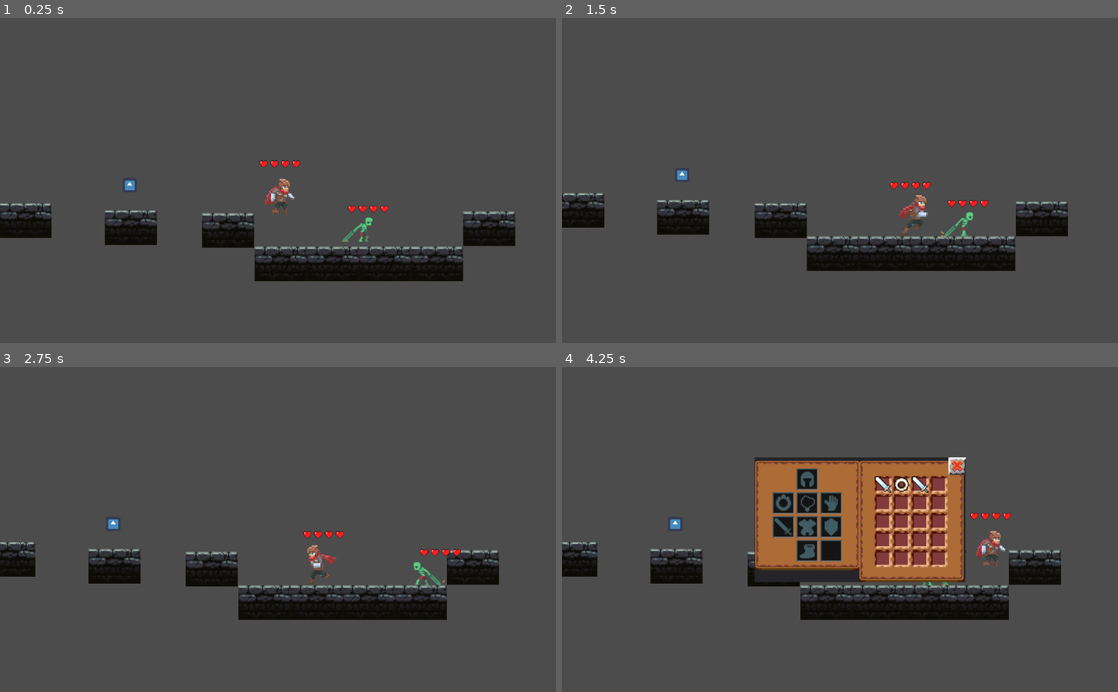
Above: before the commit, frames 1-4 (two rows, left to right).
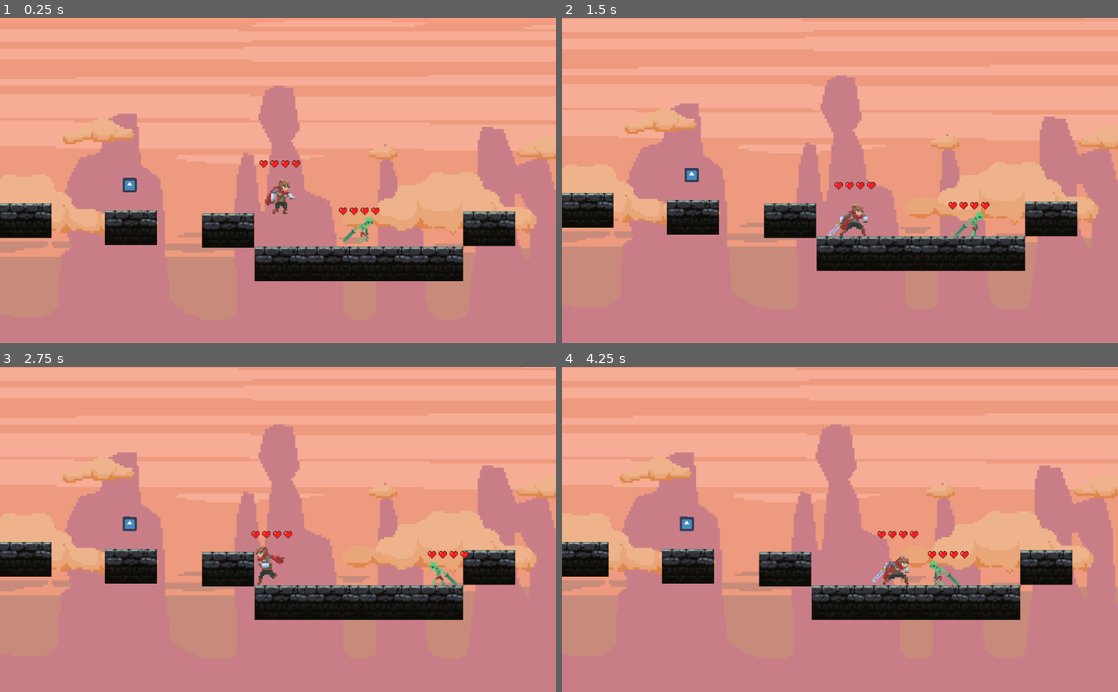
Above: after the commit, the same moments.

Repository: Majlo001/GodotGame
Game: Godot game, scene res://World.tscn
Two runs of this game, one before a commit and one after it. Both use one fixed random seed, a clock stepped at 60 frames per second and the inputs below. The engine's default icon, where the game draws it, is replaced by a stand-in: a white triangle on a blue panel in a dark square.
Inputs (mouse positions are in pixels of both pictures, inside the frame that each line leads up to):
- Up to frame 1 (0.25 s): no input
- Up to frame 2 (1.5 s): tap Enter at 0.5 s; move the mouse to (962, 164) at 0.52 s; hold D (move_right) from 0.53 s (still down); tap Space (action_attack) at 0.6 s; click (962, 164) at 0.67 s; tap W (action_jump) at 0.77 s; move the mouse to (728, 196) at 1.27 s; tap S (action_slide) at 1.35 s; click (728, 196) at 1.42 s
- Up to frame 3 (2.75 s): tap W (action_jump) at 1.52 s; move the mouse to (333, 458) at 2.02 s; release D (move_right) at 2.03 s; hold A (move_left) from 2.03 s (still down); tap Space (action_attack) at 2.1 s; click (333, 458) at 2.17 s
- Up to frame 4 (4.25 s): move the mouse to (812, 594) at 2.77 s; release A (move_left) at 2.78 s; hold D (move_right) from 2.78 s (still down); tap S (action_slide) at 2.85 s; click (812, 594) at 2.92 s; tap W (action_jump) at 3.02, 3.77 s; move the mouse to (1006, 578) at 3.52 s; tap Space (action_attack) at 3.6 s; click (1006, 578) at 3.67 s; tap I (action_inventory) at 4.15 s

The runs differ from the first frame. In frame 1, 92% of the frame differs, in the area x 0-100%, y 0-100%; in frame 2, 94%; in frame 3, 94%; in frame 4, 94%.

Commit message:
Add files via upload

Diff:
--- a/Inventory.gd
+++ b/Inventory.gd
@@ -1,7 +1,7 @@
 extends GridContainer
 
 const ItemClass = preload("Item.gd")
-const ItemSlotClass = preload("res://ItemSlot.gd")
+const ItemSlotClass = preload("Itemslot.gd")
 
 const slotTexture = preload("items/skil.png")
 const itemImages = [
@@ -16,7 +16,7 @@
 		"itemIcon": itemImages[0]
 	},
 	1: {
-		"itemName": "Pierścień",
+		"itemName": "Pierscien",
 		"itemValue": 100,
 		"itemIcon": itemImages[1]
 	},
--- a/Inventory.tscn
+++ b/Inventory.tscn
@@ -9,14 +9,14 @@
 
 [node name="Panel" type="Panel" parent="." index="0"]
 
-anchor_left = 0.0
-anchor_top = 0.0
-anchor_right = 0.0
-anchor_bottom = 0.0
-margin_left = 331.0
-margin_top = 166.0
-margin_right = 719.0
-margin_bottom = 396.0
+anchor_left = 0.5
+anchor_top = 0.5
+anchor_right = 0.5
+anchor_bottom = 0.5
+margin_left = -194.0
+margin_top = -115.0
+margin_right = 194.0
+margin_bottom = 115.0
 rect_pivot_offset = Vector2( 0, 0 )
 rect_clip_content = false
 mouse_filter = 2
--- a/Item.gd
+++ b/Item.gd
@@ -3,6 +3,8 @@
 var itemIcon
 var itemName
 var itemSlot
+#var itemWight
+
 var picked = false
 
 func _init(itemName, itemTexture, itemSlot, itemValue):
--- a/Itemslot.gd
+++ b/Itemslot.gd
@@ -20,13 +20,13 @@
 func pickItem():
 	item.pickItem()
 	remove_child(item)
-	get_parent().get_parent().add_child(item)
+	get_parent().get_parent().get_parent().add_child(item)
 	item = null
 
 func putItem(newItem):
 	item = newItem
 	item.itemSlot = self
 	item.putItem()
-	get_parent().get_parent().remove_child(item)
+	get_parent().get_parent().get_parent().remove_child(item)
 	add_child(item)
 	pass
--- a/KinematicBody2D.gd
+++ b/KinematicBody2D.gd
@@ -9,6 +9,7 @@
 var timer
 var attack_delay = 1
 var attack = false
+var inv = false
 
 var velocity = Vector2()
 
@@ -32,16 +33,18 @@
 		velocity.x = 0
 
 	#inventarz
-	if Input.is_action_pressed("action_inventory"):
-		var invenotry = load("inventory.tscn")
-		var node = invenotry.instance()
-		add_child(node)
-#	elif Input.is_action_pressed("action_inventory") && inv == true:
-#		inv = false
-#		remove_child(node)
+	elif Input.is_action_pressed("action_inventory"):
+		if inv == false:
+			var invenotry = load("Inventory.tscn")
+			var node = invenotry.instance()
+			add_child(node)
+			inv = true
+#		else:
+#			remove_child(node)
+#			inv = false
 
 	#ruch w prawo
-	if Input.is_action_pressed("move_right"):
+	elif Input.is_action_pressed("move_right"):
 		velocity.x = SPEED
 		$Sprite.flip_h = false
 		$Sprite.play("Run")
--- a/World.tscn
+++ b/World.tscn
@@ -112,17 +112,17 @@
 "speed": 10.0
 } ]
 
-[sub_resource type="RectangleShape2D" id=5]
+[sub_resource type="RectangleShape2D" id=6]
 
 custom_solver_bias = 0.0
 extents = Vector2( 78.9275, 10 )
 
-[sub_resource type="CircleShape2D" id=6]
+[sub_resource type="CircleShape2D" id=7]
 
 custom_solver_bias = 0.0
 radius = 10.0
 
-[node name="World" type="Node2D" index="0"]
+[node name="World" type="Node2D"]
 
 position = Vector2( -2.05054, 0 )
 
@@ -517,10 +517,10 @@
 anchor_top = 0.0
 anchor_right = 0.0
 anchor_bottom = 0.0
-margin_left = 111.0
-margin_top = -14.0
-margin_right = 141.0
-margin_bottom = 14.0
+margin_left = 95.0
+margin_top = -10.0
+margin_right = 125.0
+margin_bottom = 18.0
 rect_scale = Vector2( 0.5, 0.5 )
 rect_pivot_offset = Vector2( 0, 0 )
 rect_clip_content = false
@@ -538,10 +538,10 @@
 anchor_top = 0.0
 anchor_right = 0.0
 anchor_bottom = 0.0
-margin_left = 131.0
-margin_top = -14.0
-margin_right = 161.0
-margin_bottom = 14.0
+margin_left = 115.0
+margin_top = -10.0
+margin_right = 145.0
+margin_bottom = 18.0
 rect_scale = Vector2( 0.5, 0.5 )
 rect_pivot_offset = Vector2( 0, 0 )
 rect_clip_content = false
@@ -559,10 +559,10 @@
 anchor_top = 0.0
 anchor_right = 0.0
 anchor_bottom = 0.0
-margin_left = 151.0
-margin_top = -14.0
-margin_right = 181.0
-margin_bottom = 14.0
+margin_left = 135.0
+margin_top = -10.0
+margin_right = 165.0
+margin_bottom = 18.0
 rect_scale = Vector2( 0.5, 0.5 )
 rect_pivot_offset = Vector2( 0, 0 )
 rect_clip_content = false
@@ -580,10 +580,10 @@
 anchor_top = 0.0
 anchor_right = 0.0
 anchor_bottom = 0.0
-margin_left = 171.0
-margin_top = -14.0
-margin_right = 201.0
-margin_bottom = 14.0
+margin_left = 155.0
+margin_top = -10.0
+margin_right = 185.0
+margin_bottom = 18.0
 rect_scale = Vector2( 0.5, 0.5 )
 rect_pivot_offset = Vector2( 0, 0 )
 rect_clip_content = false
@@ -600,10 +600,11 @@
 visible = false
 position = Vector2( 766.22, 348.906 )
 scale = Vector2( 0.339792, 2.355 )
-shape = SubResource( 5 )
+shape = SubResource( 6 )
 
 [node name="RayCast2D" type="RayCast2D" parent="Zombie" index="2"]
 
+visible = false
 position = Vector2( 771.602, 326.991 )
 scale = Vector2( 1, 0.935261 )
 enabled = true
@@ -614,6 +615,7 @@
 [node name="Coins" type="Node" parent="." index="10"]
 
 editor/display_folded = true
+_sections_unfolded = [ "Pause" ]
 
 [node name="Coin" type="Area2D" parent="Coins" index="0"]
 
@@ -636,9 +638,8 @@
 
 [node name="CollisionShape2D" type="CollisionShape2D" parent="Coins/Coin" index="1"]
 
-visible = false
 position = Vector2( -0.948517, 0.951447 )
-shape = SubResource( 6 )
+shape = SubResource( 7 )
 
 [node name="ParallaxBackground" type="ParallaxBackground" parent="." index="11"]
 
@@ -656,7 +657,6 @@
 
 [node name="ParallaxLayer" type="ParallaxLayer" parent="ParallaxBackground" index="0"]
 
-visible = false
 motion_scale = Vector2( 1, 1 )
 motion_offset = Vector2( 0, 0 )
 motion_mirroring = Vector2( 1280, 0 )
@@ -666,4 +666,3 @@
 
 position = Vector2( 401.591, 313.173 )
 texture = ExtResource( 55 )
-_sections_unfolded = [ "Transform" ]
Not shown: 12 places in World.tscn that only renumber resources
